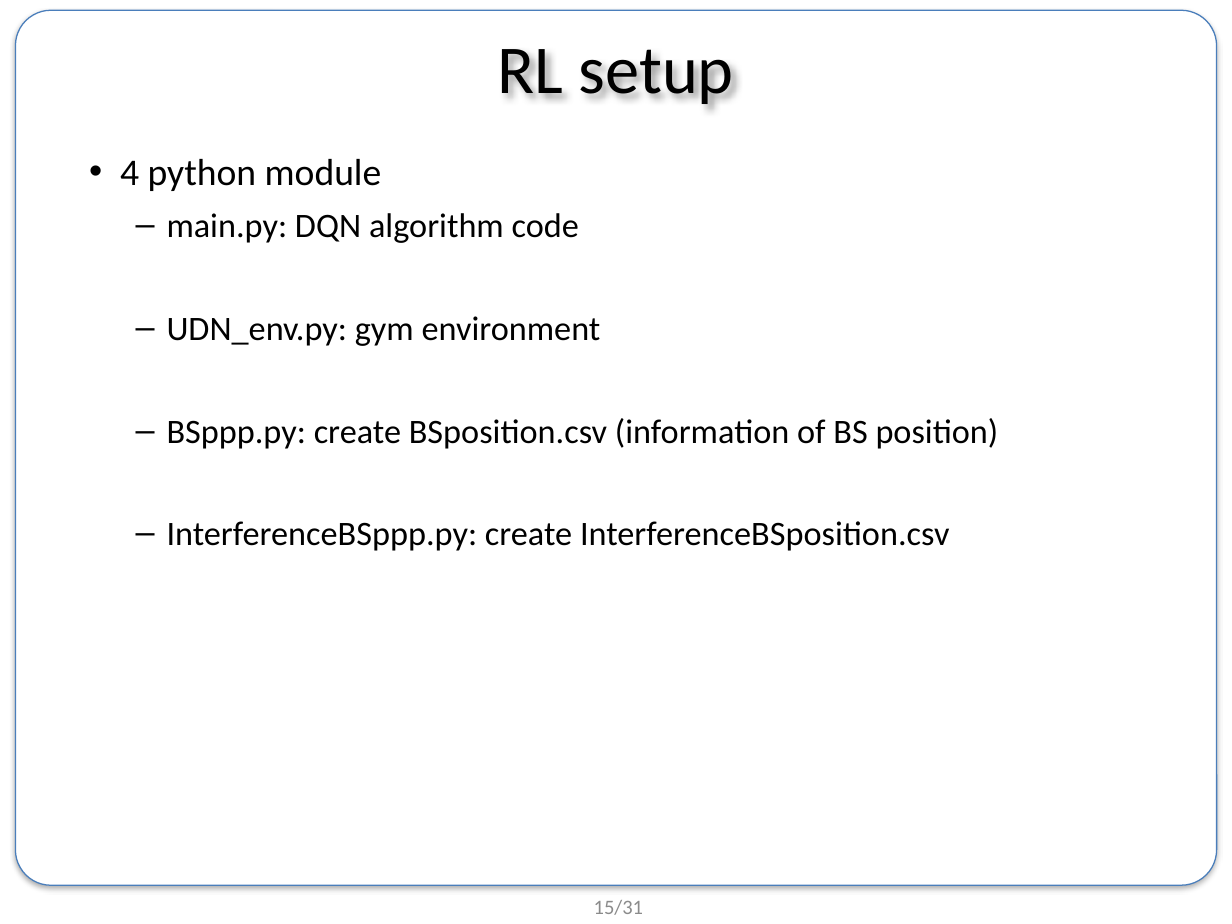
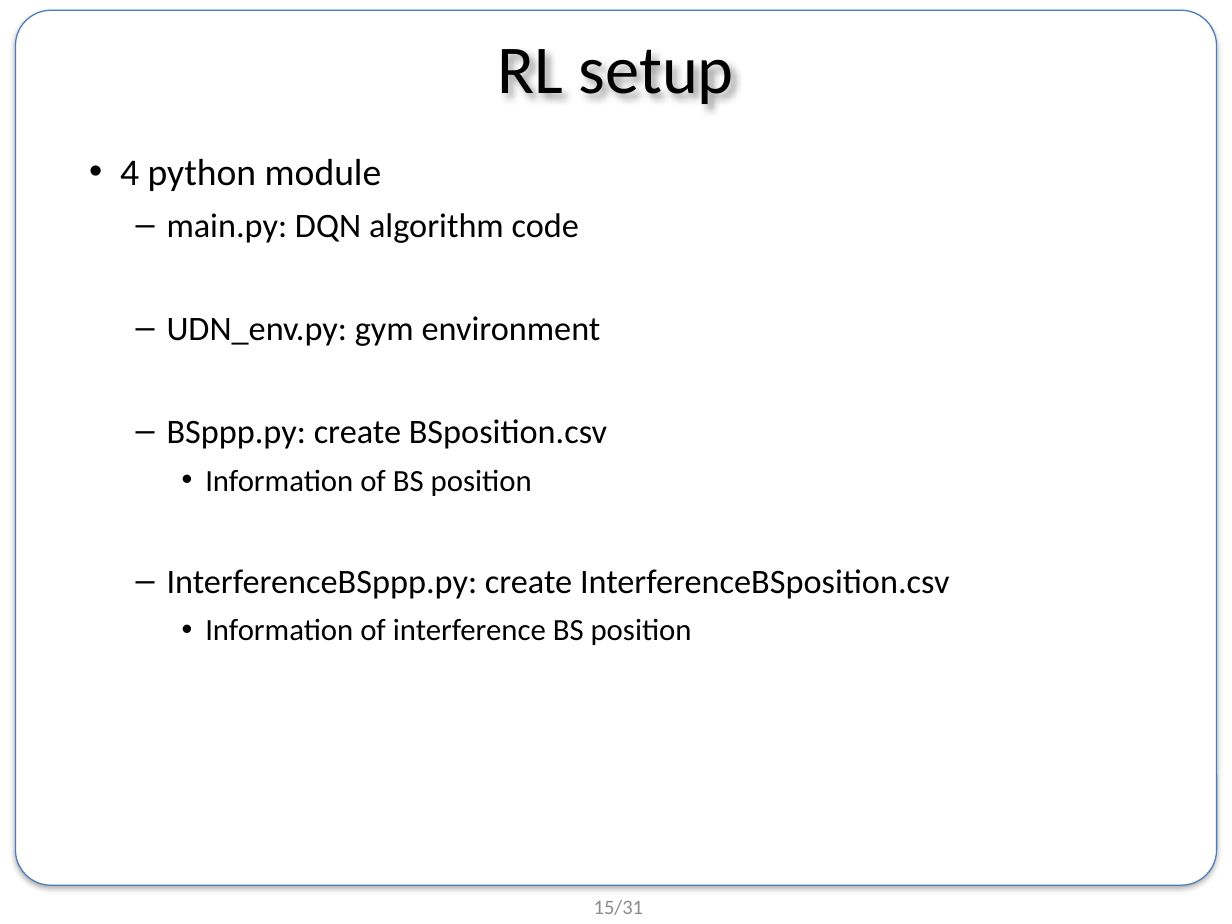
Before and after one commit to BongSangKim/UGRP, a slide deck: slide 15 of Survey meeting/인턴 발표 준비/0725 summer internship final presentation.pptx. Drawn at 1232x924 pixels with LibreOffice and Linux fonts; fonts in the diff are those of the drawing; background and template pictures are left out. Boxes give left, top, right and bottom in pixels: in the first picture for what was removed or moved away, otherwise in the second. Text is boxed around its words. In the diff, an @@ line names an element or a change of style, - is before the commit and + after.

```diff
--- a/Survey meeting/인턴 발표 준비/0725 summer internship final presentation.pptx
+++ b/Survey meeting/인턴 발표 준비/0725 summer internship final presentation.pptx
@@ text at <box>167,419,607,496</box>: text changed @@
-  – BSppp.py: create BSposition.csv (information of BS position)
+  – BSppp.py: create BSposition.csv
+    • Information of BS position
@@ text at <box>205,618,692,645</box>: paragraph added @@
+    • Information of interference BS position
```
Also in this commit, not shown: 1 other slide changed.
